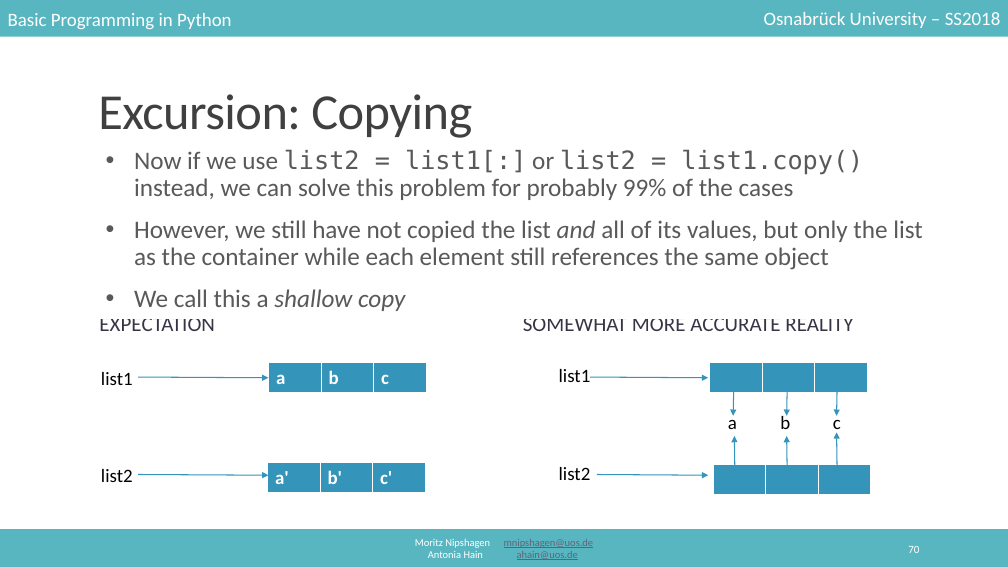
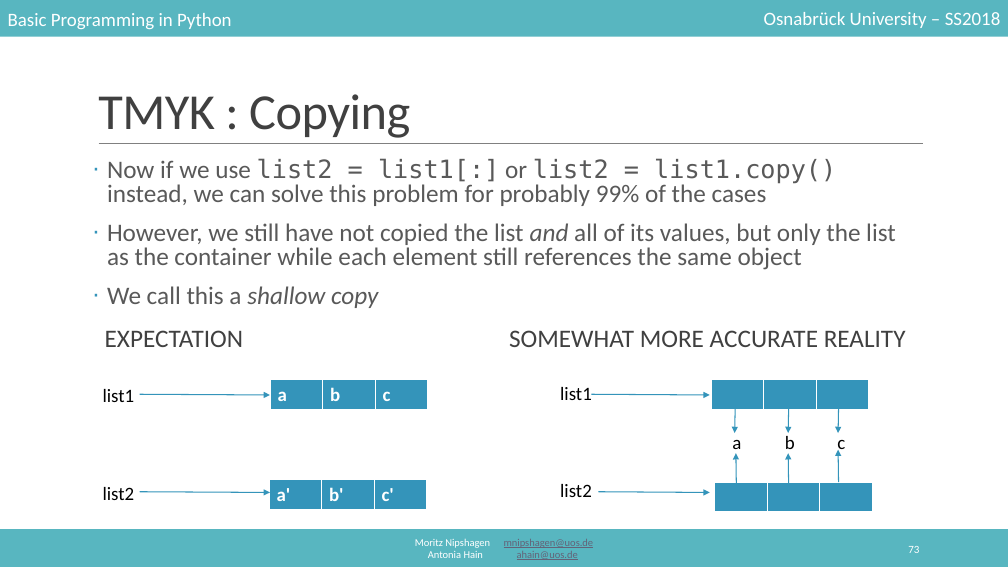
Before and after one commit to mnipshagen/monty, a slide deck: slide 73 of 2018/04/04_Lists_and_Collections.pptx (slide 70 before the commit). Drawn at 1008x567 pixels with LibreOffice and Linux fonts; fonts in the diff are those of the drawing. Boxes give left, top, right and bottom in pixels: in the first picture for what was removed or moved away, otherwise in the second. Text is boxed around its words. In the diff, an @@ line names an element or a change of style, - is before the commit and + after.

```diff
--- a/2018/04/04_Lists_and_Collections.pptx
+++ b/2018/04/04_Lists_and_Collections.pptx
@@ title at (98, 94, 410, 138): text changed @@
-Excursion: Copying
+TMYK : Copying
@@ text "Now if we use list2 ...": place and size @@
-text "Now if we use list2 ..." at (98, 144, 932, 318)
+text "Now if we use list2 ..." at (107, 158, 896, 308)
@@ text "Now if we use list2 ..." at (107, 158, 896, 308): bullet • to ·; line spacing 0.9 to 0.8; fill #FFFFFF to none; outline #FFFFFF 1.25 pt to none @@
@@ text "EXPECTATION" at (105, 330, 243, 347): size 20 to 24 pt, text colour #373545 to #404040; vertical alignment middle to top @@
@@ text "EXPECTATION": place and size @@
-text "EXPECTATION" at (99, 319, 215, 331)
+text "EXPECTATION" at (105, 330, 243, 347)
@@ text "SOMEWHAT MORE ACCURATE REALITY": place and size @@
-text "SOMEWHAT MORE ACCURATE REALITY" at (523, 319, 853, 331)
+text "SOMEWHAT MORE ACCURATE REALITY" at (509, 330, 906, 347)
@@ text "SOMEWHAT MORE ACCURATE REALITY" at (509, 330, 906, 347): size 20 to 24 pt, text colour #373545 to #404040; vertical alignment middle to top @@
@@ 4 arrows: place and size @@
-4 arrows at (138, 377, 787, 469)
+4 arrows at (140, 395, 789, 486)
@@ 6 arrows, 4 texts, 4 tables: place and size @@
-6 arrows, 4 texts, 4 tables at (101, 363, 870, 496)
+6 arrows, 4 texts, 4 tables at (103, 380, 871, 513)
@@ table: place and size @@
-table at (721, 408, 877, 439)
+table at (725, 427, 882, 458)
@@ page number at (908, 546, 919, 553): text changed @@
-70
+73
```
Also in this commit, not shown: 53 other slides changed, 3 slides added, 1 other file.
